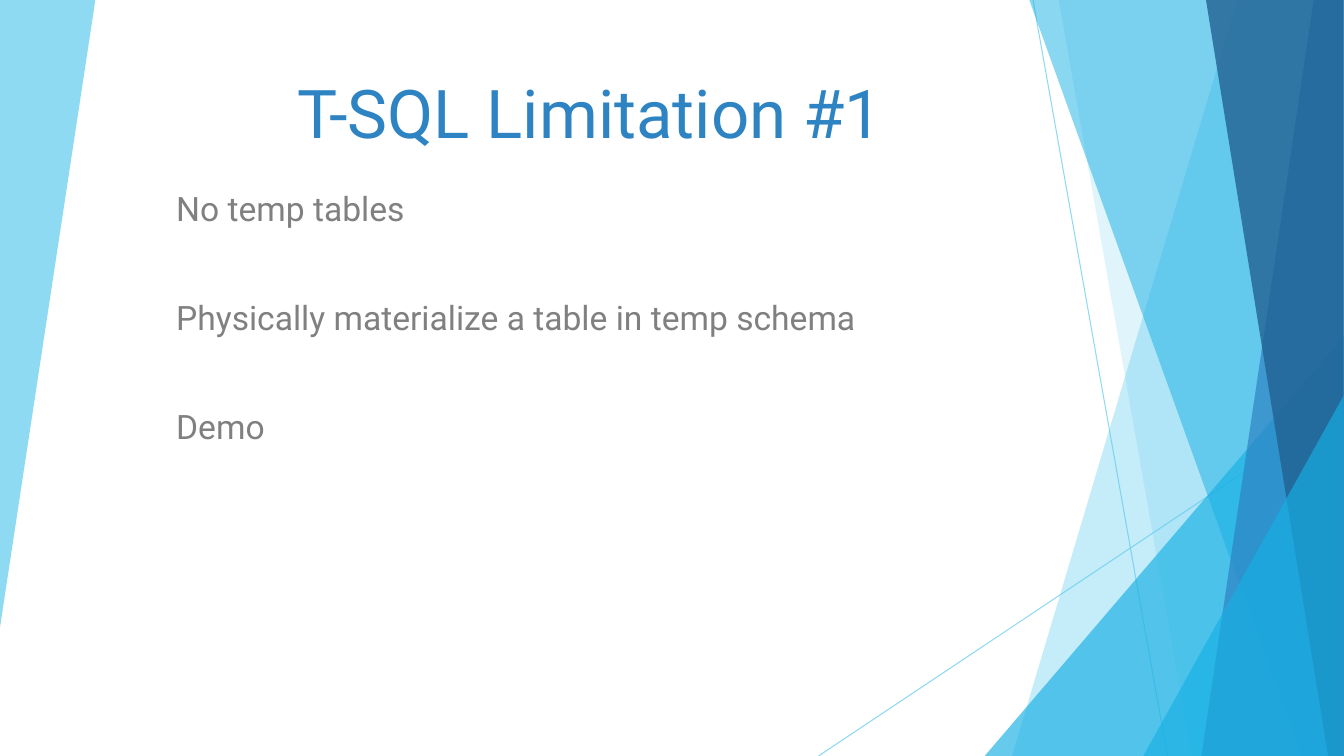
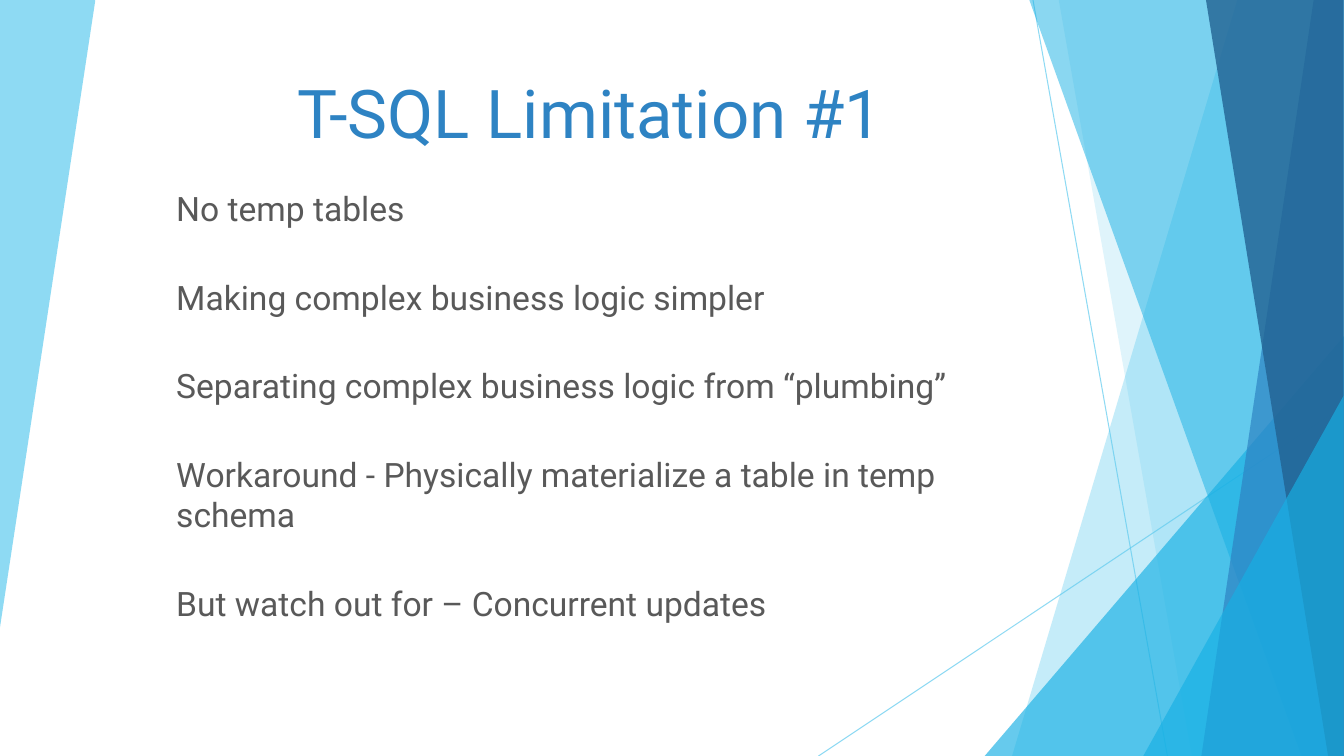
Before and after one commit to DrJekyll325/Presentations, a slide deck: slide 23 of Microsoft Fabric/Tips and Tricks for Microsoft Fabric Data Warehouse/20250717 - Nashville Power BI User Group - Tips and Tricks for Microsoft Fabric Data Warehouse.pptx (slide 21 before the commit). Drawn at 1344x756 pixels with LibreOffice and Linux fonts; fonts in the diff are those of the drawing. Boxes give left, top, right and bottom in pixels: in the first picture for what was removed or moved away, otherwise in the second. Text is boxed around its words. In the diff, an @@ line names an element or a change of style, - is before the commit and + after.

```diff
--- a/Microsoft Fabric/Tips and Tricks for Microsoft Fabric Data Warehouse/20250717 - Nashville Power BI User Group - Tips and Tricks for Microsoft Fabric Data Warehouse.pptx
+++ b/Microsoft Fabric/Tips and Tricks for Microsoft Fabric Data Warehouse/20250717 - Nashville Power BI User Group - Tips and Tricks for Microsoft Fabric Data Warehouse.pptx
@@ subtitle at <box>176,196,404,228</box>: text colour #808080 to #595959 in "No temp tables" @@
@@ subtitle at <box>176,285,946,623</box>: text changed; text colour #808080 to #595959 @@
-Physically materialize a table in temp schema
-Demo
+Making complex business logic simpler
+Separating complex business logic from “plumbing”
+Workaround - Physically materialize a table in temp schema
+But watch out for – Concurrent updates
```
Also in this commit, not shown: 19 other slides changed, 3 slides added, 1 slide removed.
